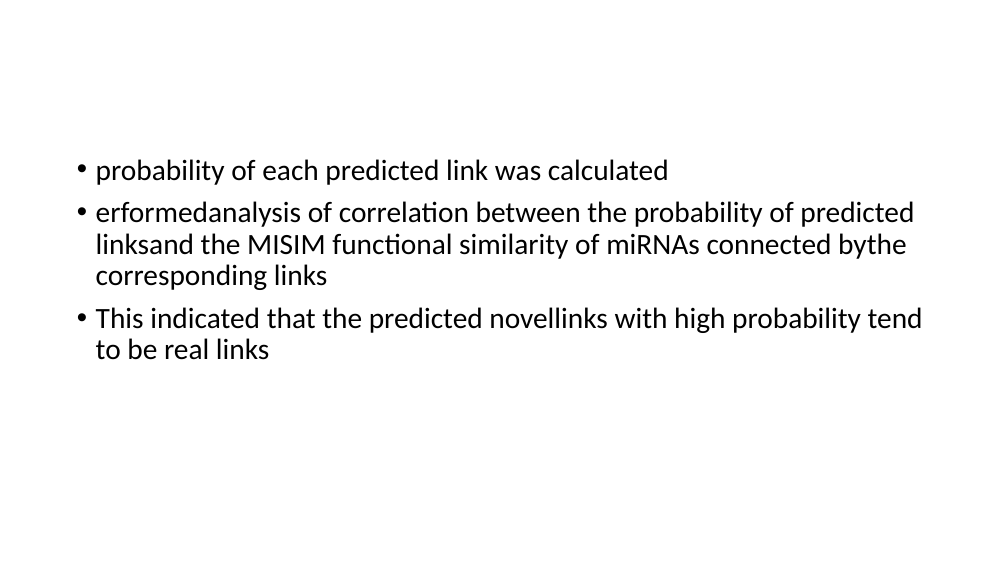
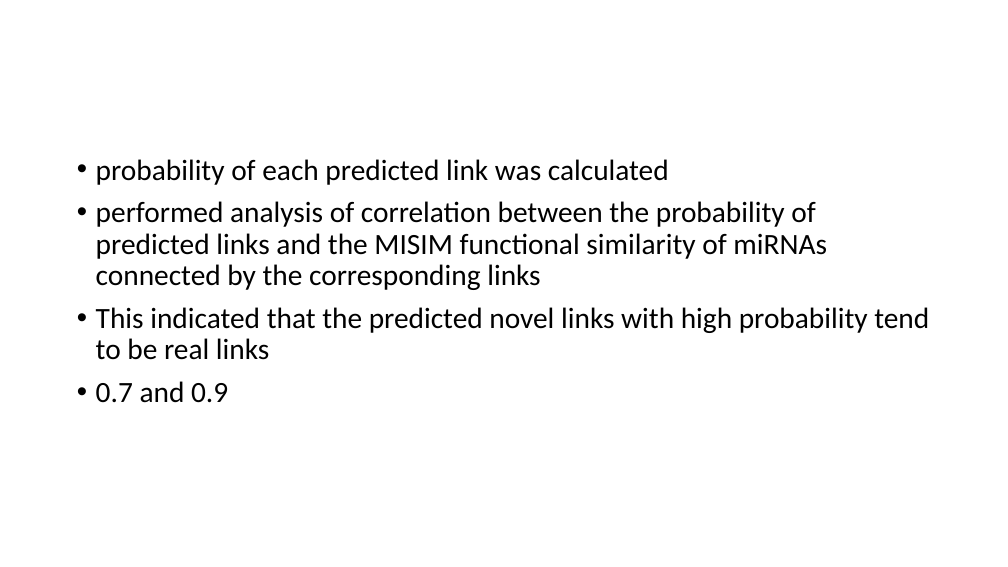
Before and after one commit to GuerreroVazquez/miRNA_small_tools, a slide deck: slide 24 of Presentations/JournalClub1.pptx. Drawn at 1008x567 pixels with LibreOffice and Linux fonts; fonts in the diff are those of the drawing. Boxes give left, top, right and bottom in pixels: in the first picture for what was removed or moved away, otherwise in the second. Text is boxed around its words. In the diff, an @@ line names an element or a change of style, - is before the commit and + after.

```diff
--- a/Presentations/JournalClub1.pptx
+++ b/Presentations/JournalClub1.pptx
@@ text at [96,201,929,403]: text changed @@
-• erformedanalysis of correlation between the probability of predicted linksand the MISIM functional similarity of miRNAs connected bythe corresponding links
-• This indicated that the predicted novellinks with high probability tend to be real links
+• performed analysis of correlation between the probability of predicted links and the MISIM functional similarity of miRNAs connected by the corresponding links
+• This indicated that the predicted novel links with high probability tend to be real links
+• 0.7 and 0.9
```
Also in this commit, not shown: 5 other slides changed, 9 slides added, 3 slides removed, 1 other file.
